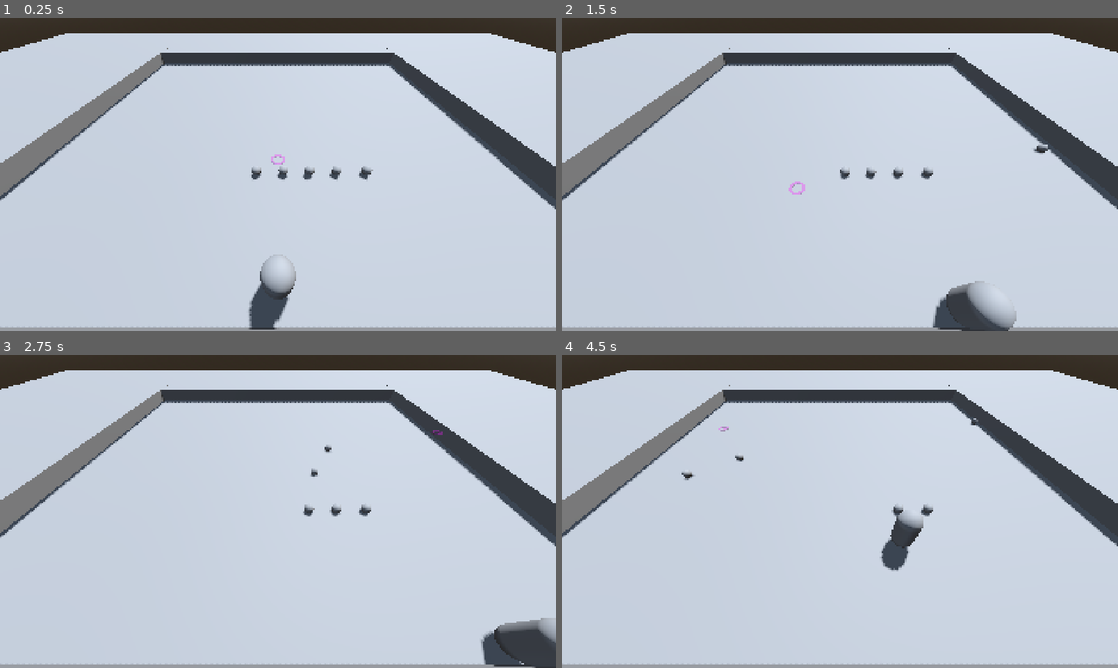
Above: before the commit, frames 1-4 (two rows, left to right).
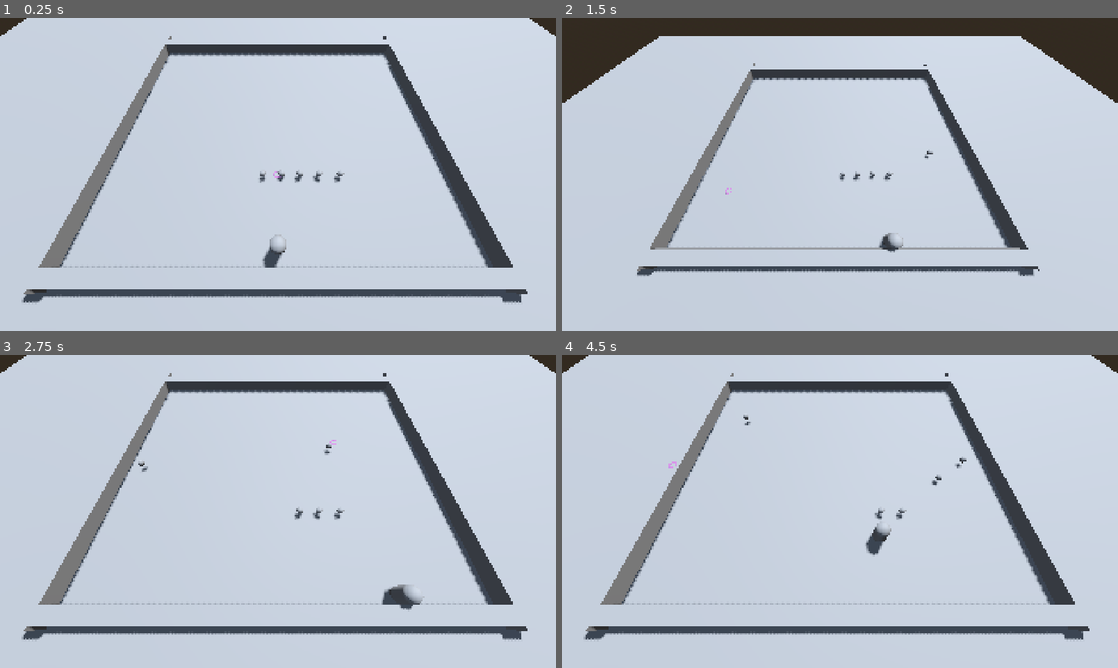
Above: after the commit, the same moments.

Repository: AndyDalaimo/godot_polymorphism_example
Game: Godot game, scene res://scenes/main.tscn
Same seed, same stepped clock (60 frames per second), same inputs: the game is played once before the commit and once after it.
Inputs (mouse positions are in pixels of both pictures, inside the frame that each line leads up to):
- Up to frame 1 (0.25 s): no input
- Up to frame 2 (1.5 s): tap Enter (ui_accept) at 0.5, 0.77 s; move the mouse to (962, 158) at 0.52 s; hold Right (ui_right) 0.53-1.28 s; hold Space (Shoot) 0.53-1.28 s; click (962, 158) at 0.67 s; tap Mouse wheel down (CameraZoomDown, bound only after the comm… at 0.8, 1.35 s; move the mouse to (728, 190) at 1.27 s; hold Down (ui_down) from 1.28 s (still down); click (728, 190) at 1.42 s
- Up to frame 3 (2.75 s): tap Enter (ui_accept) at 1.52 s; tap Mouse wheel up (CameraZoomUp, bound only after the commit) at 1.55 s; move the mouse to (333, 442) at 2.02 s; release Down (ui_down) at 2.03 s; hold Right (ui_right) from 2.03 s (still down); hold Mouse wheel up (CameraZoomUp, bound only after the commit) from 2.03 s (still down); click (333, 442) at 2.17 s; tap Space (Shoot) at 2.3 s
- Up to frame 4 (4.5 s): move the mouse to (812, 574) at 2.77 s; release Right (ui_right) at 2.78 s; release Mouse wheel up (CameraZoomUp, bound only after the commit) at 2.78 s; hold Up (ui_up) 2.78-3.53 s; tap Space (Shoot) at 2.85 s; click (812, 574) at 2.92 s; tap Enter (ui_accept) at 3.02, 3.77 s; tap Mouse wheel down (CameraZoomDown, bound only after the comm… at 3.05 s; move the mouse to (1006, 558) at 3.52 s; hold Mouse wheel down (CameraZoomDown, bound only after the comm… 3.53-4.28 s; hold Left (ui_left) from 3.53 s (still down); click (1006, 558) at 3.67 s; tap Mouse wheel up (CameraZoomUp, bound only after the commit) at 3.8, 4.35 s; move the mouse to (673, 464) at 4.27 s; click (673, 464) at 4.42 s

The runs differ from the first frame. In frame 1, 23% of the frame differs, in the area x 0-100%, y 0-100%; in frame 2, 20%; in frame 3, 23%; in frame 4, 22%.

Commit message:
Updates to ball and reticle

Diff:
--- a/polymorphism-example/project.godot
+++ b/polymorphism-example/project.godot
@@ -12,7 +12,7 @@
 
 config/name="polymorphism_example"
 run/main_scene="uid://c0s3isv8f0jh2"
-config/features=PackedStringArray("4.6", "Mobile")
+config/features=PackedStringArray("4.7", "Mobile")
 config/icon="res://icon.svg"
 
 [display]
@@ -35,6 +35,16 @@
 "events": [Object(InputEventKey,"resource_local_to_scene":false,"resource_name":"","device":-1,"window_id":0,"alt_press …(191 unchanged characters)…
 ]
 }
+CameraZoomUp={
+"deadzone": 0.2,
+"events": [Object(InputEventMouseButton,"resource_local_to_scene":false,"resource_name":"","device":-1,"window_id":0,"alt_pressed":false,"shift_pressed":false,"ctrl_pressed":false,"meta_pressed":false,"button_mask":0,"position":Vector2(0, 0),"global_position":Vector2(0, 0),"factor":1.0,"button_index":4,"canceled":false,"pressed":false,"double_click":false,"script":null)
+]
+}
+CameraZoomDown={
+"deadzone": 0.2,
+"events": [Object(InputEventMouseButton,"resource_local_to_scene":false,"resource_name":"","device":-1,"window_id":0,"alt_pressed":false,"shift_pressed":false,"ctrl_pressed":false,"meta_pressed":false,"button_mask":16,"position":Vector2(290, 39),"global_position":Vector2(304, 112),"factor":1.0,"button_index":5,"canceled":false,"pressed":true,"double_click":false,"script":null)
+]
+}
 
 [layer_names]
 
--- a/polymorphism-example/scenes/main.tscn
+++ b/polymorphism-example/scenes/main.tscn
@@ -1,7 +1,7 @@
 [gd_scene format=3 uid="uid://c0s3isv8f0jh2"]
 
 [ext_resource type="PackedScene" uid="uid://c320r5qr1vffh" path="res://scenes/player/player.tscn" id="1_o5qli"]
-[ext_resource type="PackedScene" uid="uid://dshy3qww8o75q" path="res://scenes/player/camera_controller.tscn" id="1_sugp2"]
+[ext_resource type="Script" uid="uid://dsbajg1xxa38p" path="res://scenes/player/camera_controller.gd" id="1_sugp2"]
 [ext_resource type="PackedScene" uid="uid://dpcvulalpx3fb" path="res://scenes/world_items/ball.tscn" id="2_0wfyh"]
 
 [sub_resource type="ProceduralSkyMaterial" id="ProceduralSkyMaterial_sgp6g"]
@@ -27,6 +27,14 @@
 [sub_resource type="ConvexPolygonShape3D" id="ConvexPolygonShape3D_jyhfs"]
 points = PackedVector3Array(-0.5, -0.5, -0.5, 0.5, 0.5, 0.5, 0.5, -0.5, 0.5, 0.5, 0.5, -0.5, -0.5, 0.5, 0.5, 0.5, -0.5, -0.5, -0.5, -0.5, 0.5, -0.5, 0.5, -0.5)
 
+[sub_resource type="TorusMesh" id="TorusMesh_sugp2"]
+inner_radius = 0.223
+outer_radius = 0.342
+
+[sub_resource type="StandardMaterial3D" id="StandardMaterial3D_jyhfs"]
+transparency = 1
+albedo_color = Color(1, 0, 1, 0.32941177)
+
 [node name="Main" type="Node3D" unique_id=1896153206]
 
 [node name="WorldEnvironment" type="WorldEnvironment" parent="." unique_id=1650751266]
@@ -44,15 +52,19 @@
 [node name="CollisionShape3D" type="CollisionShape3D" parent="Floor/StaticBody3D" unique_id=1288317266]
 shape = SubResource("ConvexPolygonShape3D_sgp6g")
 
-[node name="Camera3D" parent="." unique_id=1784003912 instance=ExtResource("1_sugp2")]
-transform = Transform3D(1, 0, 0, 0, 0.6435981, 0.76536363, 0, -0.76536363, 0.6435981, 0, 7.0626345, 0.9321892)
+[node name="Camera3D" type="Camera3D" parent="." unique_id=1784003912]
+transform = Transform3D(1, 0, 0, 0, 0.45949417, 0.8881808, 0, -0.8881808, 0.45949417, 0, 11.925697, 0.9321892)
+fov = 85.0
 far = 200.0
+script = ExtResource("1_sugp2")
+camera_zoom = 6.5
 
-[node name="Player" parent="." unique_id=1671653665 node_paths=PackedStringArray("balls", "camera") instance=ExtResource("1_o5qli")]
+[node name="Player" parent="." unique_id=1671653665 node_paths=PackedStringArray("balls", "camera", "reticle") instance=ExtResource("1_o5qli")]
 transform = Transform3D(1, 0, 0, 0, 1, 0, 0, 0, 1, 0, 1.1323128, 0)
 balls = [NodePath("../Ball"), NodePath("../Ball2"), NodePath("../Ball3"), NodePath("../Ball4"), NodePath("../Ball5")]
 camera = NodePath("../Camera3D")
 impulse_strength = 20.0
+reticle = NodePath("../Reticle")
 
 [node name="Ball" parent="." unique_id=833958440 instance=ExtResource("2_0wfyh")]
 transform = Transform3D(1, 0, 0, 0, 1, 0, 0, 0, 1, -1.1427083, 0.6106844, -5.015105)
@@ -108,3 +120,8 @@
 
 [node name="CollisionShape3D" type="CollisionShape3D" parent="MeshInstance3D2/StaticBody3D" unique_id=345909088]
 shape = SubResource("ConvexPolygonShape3D_jyhfs")
+
+[node name="Reticle" type="MeshInstance3D" parent="." unique_id=785764348]
+transform = Transform3D(1, 0, 0, 0, 0.99999994, 0, 0, 0, 0.99999994, 0, 0, 0)
+mesh = SubResource("TorusMesh_sugp2")
+surface_material_override/0 = SubResource("StandardMaterial3D_jyhfs")
--- a/polymorphism-example/scenes/player/camera_controller.gd
+++ b/polymorphism-example/scenes/player/camera_controller.gd
@@ -1,11 +1,24 @@
 class_name CameraController
 extends Camera3D
+
+## Value that the Camera FOV is increased / decraesed on Mouse wheel
+@export_range(1.0, 10.0, 0.5) var camera_zoom: float
+
+const MAX_FOV: float = 125.0
+const MIN_FOV: float = 80.0
+
+func _input(event):
+	if event.is_action_pressed("CameraZoomDown"):
+		if fov < MAX_FOV:
+			fov += camera_zoom
+	if  event.is_action_pressed("CameraZoomUp"):
+		if fov > MIN_FOV:
+			fov -= camera_zoom
 
 # Called when the node enters the scene tree for the first time.
 func _ready() -> void:
 	pass # Replace with function body.
 
-
 # Called every frame. 'delta' is the elapsed time since the previous frame.
 func _process(_delta: float) -> void:
 	pass
--- a/polymorphism-example/scenes/player/player.tscn
+++ b/polymorphism-example/scenes/player/player.tscn
@@ -5,14 +5,6 @@
 [sub_resource type="CapsuleShape3D" id="CapsuleShape3D_rm7t1"]
 
 [sub_resource type="CapsuleMesh" id="CapsuleMesh_rm7t1"]
-
-[sub_resource type="TorusMesh" id="TorusMesh_8afob"]
-inner_radius = 0.223
-outer_radius = 0.342
-
-[sub_resource type="StandardMaterial3D" id="StandardMaterial3D_dovo2"]
-transparency = 1
-albedo_color = Color(1, 0, 1, 0.32941177)
 
 [node name="Player" type="CharacterBody3D" unique_id=1671653665]
 script = ExtResource("1_3vyb7")
@@ -22,9 +14,3 @@
 
 [node name="PlayerBody" type="MeshInstance3D" parent="." unique_id=1912460480]
 mesh = SubResource("CapsuleMesh_rm7t1")
-
-[node name="Reticle" type="MeshInstance3D" parent="." unique_id=2082013362]
-unique_name_in_owner = true
-transform = Transform3D(1, 0, 0, 0, 1, 0, 0, 0, 1, 0, 0, -1.7894003)
-mesh = SubResource("TorusMesh_8afob")
-surface_material_override/0 = SubResource("StandardMaterial3D_dovo2")
--- a/polymorphism-example/scenes/world_items/ball.tscn
+++ b/polymorphism-example/scenes/world_items/ball.tscn
@@ -11,6 +11,8 @@
 
 [node name="Ball" type="RigidBody3D" unique_id=833958440]
 collision_layer = 4
+axis_lock_linear_y = true
+gravity_scale = 0.0
 script = ExtResource("1_5qv4c")
 
 [node name="CollisionShape3D" type="CollisionShape3D" parent="." unique_id=1007522138]
--- a/polymorphism-example/src/ball.gd
+++ b/polymorphism-example/src/ball.gd
@@ -4,6 +4,8 @@
 enum BALL_TYPE {DEFAULT, TYPE1, TYPE2}
 
 @export var ball_type: BALL_TYPE
+
+var can_shoot: bool = true
 
 func _init_ball(_type: BALL_TYPE) -> void:
 	pass
@@ -12,11 +14,9 @@
 func _ready() -> void:
 	pass # Replace with function body.
 
-
 # Called every frame. 'delta' is the elapsed time since the previous frame.
 func _process(_delta: float) -> void:
 	pass
-
 
 ## Base Abstract function that will be overridden by child classes
 func _shoot(loc: Vector2, impulse_str: float) -> void:
@@ -24,3 +24,9 @@
 	var impulse = imp_direction * impulse_str
 	print("FInal IMp: ", impulse)
 	apply_central_impulse(impulse)
+
+func get_can_shoot() -> bool:
+	return can_shoot
+
+func set_can_shoot(value: bool) -> void:
+	can_shoot = value
--- a/polymorphism-example/src/player.gd
+++ b/polymorphism-example/src/player.gd
@@ -11,17 +11,17 @@
 
 var current_ball_index: int = 0
 
-
-@onready var reticle: MeshInstance3D = %Reticle
+@export var reticle: MeshInstance3D
 
 
 func _input(event: InputEvent) -> void:
 	if event.is_action_pressed("Shoot"):
-		if current_ball_index >= balls.size():
-			current_ball_index = 0
-		balls[current_ball_index]._shoot(Vector2(reticle.position.x, reticle.position.z), impulse_strength)
-		current_ball_index = current_ball_index + 1
-		print("curr ball ", current_ball_index)
+		if balls[current_ball_index].get_can_shoot():
+			balls[current_ball_index]._shoot(Vector2(reticle.position.x, reticle.position.z), impulse_strength)
+			current_ball_index = current_ball_index + 1
+			if current_ball_index >= balls.size():
+				current_ball_index = 0
+			print("curr ball ", current_ball_index)
 	#if event is InputEventMouseButton and event.pressed and event.button_index == 1:
 		#var from = camera.project_ray_origin(event.position)
 		#var to = from + camera.project_ray_normal(event.position) * RAY_LENGTH
